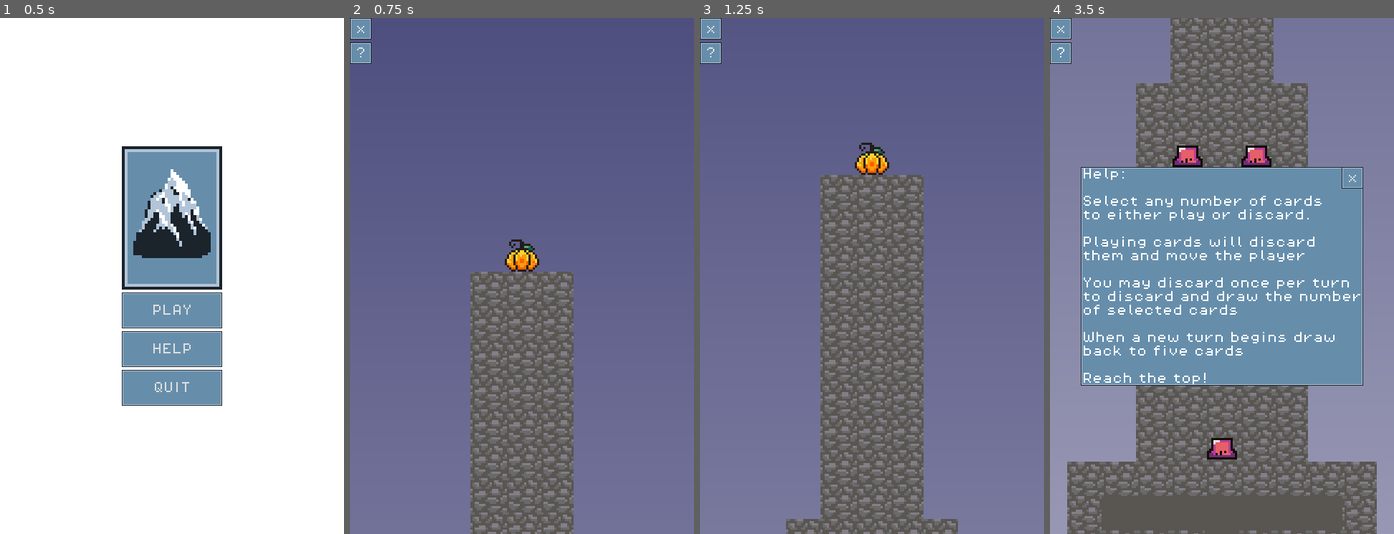
Above: before the commit, frames 1-4 (left to right).
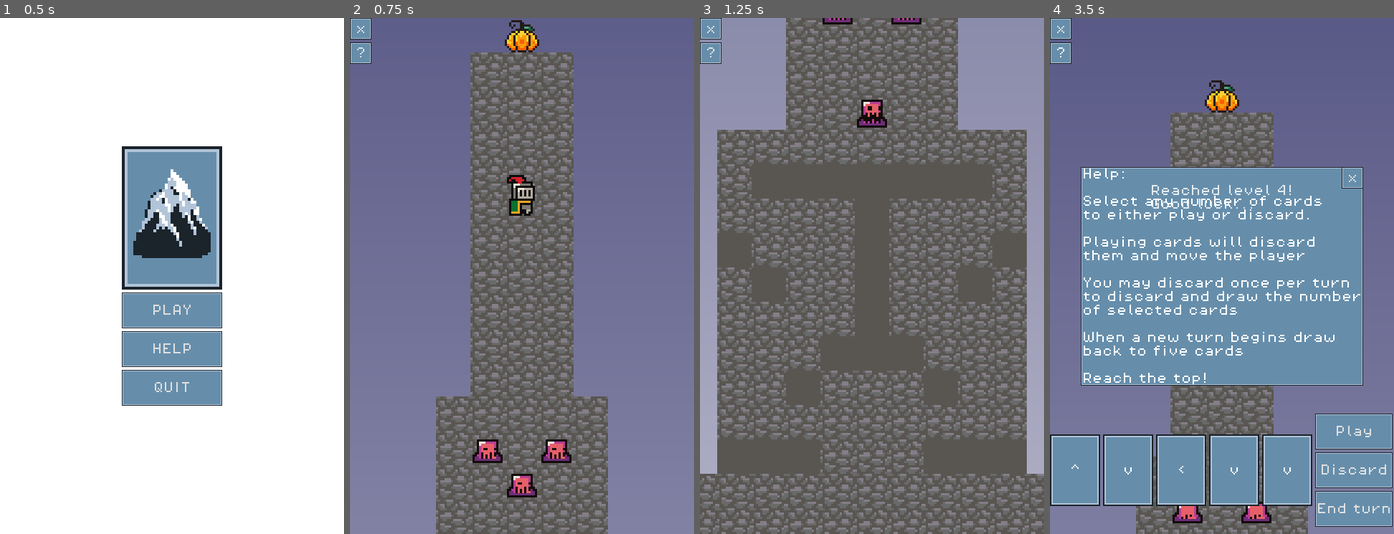
Above: after the commit, the same moments.

Repository: cbouwense/Scale-the-Summit
Game: Godot game, scene res://scenes/main_menu.tscn
Two runs of this game, one before a commit and one after it. Both use one fixed random seed, a clock stepped at 60 frames per second and the inputs below.
Inputs (mouse positions are in pixels of both pictures, inside the frame that each line leads up to):
- Up to frame 1 (0.5 s): no input
- Up to frame 2 (0.75 s): click "PLAY" at 0.5 s
- Up to frame 3 (1.25 s): no input
- Up to frame 4 (3.5 s): click "?" at 1.25 s; click (1352, 472) at 2 s, where only the run after the commit has a clickable "Discard"; click (1352, 508) at 2.75 s, where only the run after the commit has a clickable "End turn"

Frame 1 is identical in both runs. In frame 2, 23% of the frame differs, in the area x 25-75%, y 0-100%; in frame 3, 80%, in the area x 0-100%, y 0-100%; in frame 4, 59%.

Commit message:
you won

Diff:
--- a/globals.gd
+++ b/globals.gd
@@ -9,7 +9,8 @@
 	RIGHT
 }
 
-const player_starting_position = Vector2(8, 0)
+#const player_starting_position = Vector2(8, 0)
+const player_starting_position = Vector2(8, -500)
 const lava_starting_position = Vector2(0, 32)
 
 static var discards_left_this_turn = 3
--- a/scenes/game.tscn
+++ b/scenes/game.tscn
@@ -197,6 +197,7 @@
 
 [node name="Player" parent="." instance=ExtResource("1_fxfde")]
 z_index = 2
+position = Vector2(8, 0)
 
 [node name="Camera2D" type="Camera2D" parent="Player"]
 enabled = false
@@ -665,15 +666,15 @@
 player_path = NodePath("../../Player")
 
 [node name="Enemy4" parent="Enemies" instance=ExtResource("17_iy6hs")]
-position = Vector2(8, -368)
+position = Vector2(8, -376)
 player_path = NodePath("../../Player")
 
 [node name="Enemy5" parent="Enemies" instance=ExtResource("17_iy6hs")]
-position = Vector2(-8, -384)
+position = Vector2(-8, -392)
 player_path = NodePath("../../Player")
 
 [node name="Enemy6" parent="Enemies" instance=ExtResource("17_iy6hs")]
-position = Vector2(24, -384)
+position = Vector2(24, -392)
 player_path = NodePath("../../Player")
 
 [node name="Section3Walls" type="Node2D" parent="."]
--- a/scripts/card_manager.gd
+++ b/scripts/card_manager.gd
@@ -202,6 +202,9 @@
 	await avalanche.dump()
 	await get_tree().create_timer(.5).timeout # Sleep
 
+	await wind.gust()
+	await get_tree().create_timer(.5).timeout # Sleep
+
 	# Move avalanche to a random spot
 	var x_diff
 	if g.level == 1:
@@ -213,11 +216,6 @@
 	elif g.level == 4:
 		x_diff = randi_range(-1, 1)
 	avalanche.position.x = (16 * x_diff) + 8
-	await get_tree().create_timer(.5).timeout # Sleep
-
-	# Gust the wind
-	await wind.gust()
-	await get_tree().create_timer(.5).timeout # Sleep
 
 	# Move wind to a random spot
 	var y_diff
--- a/scripts/game.gd
+++ b/scripts/game.gd
@@ -32,7 +32,7 @@
 func _process(delta):
 	if intro_path_follow and is_intro_running:
 		if intro_path_follow.progress_ratio < 0.99:
-			intro_path_follow.progress_ratio += 0.15 * delta
+			intro_path_follow.progress_ratio += 1 * delta
 		else:
 			main_cam.set_enabled(true)
 			main_cam.make_current()
--- a/scripts/player.gd
+++ b/scripts/player.gd
@@ -4,6 +4,8 @@
 @onready var ray_cast_2d_down: RayCast2D = $Area2D/CollisionShape2D/RayCast2DDown
 @onready var ray_cast_2d_left: RayCast2D = $Area2D/CollisionShape2D/RayCast2DLeft
 @onready var ray_cast_2d_right: RayCast2D = $Area2D/CollisionShape2D/RayCast2DRight
+
+var game_is_won = false
 
 func _ready():
 	position = g.player_starting_position
@@ -21,11 +23,13 @@
 		elif position.y > -416:
 			new_level = 3
 			text = "Reached level 3!\nThe blizzard doubles it pace..."
-		elif position.y > 576:
+		elif position.y > -576:
 			new_level = 4
 			text = "Reached level 4!\nGood luck..."
 		else:
-			print("win")
+			if !game_is_won:
+				game_is_won = true
+				$"..".win()
 
 		if g.level < new_level:
 			await $"../CardManager".display_notification(text, 5)
@@ -45,7 +49,3 @@
 		g.CardAction.RIGHT:
 			if !ray_cast_2d_right.is_colliding():
 				position.x += 16
-
-	# Did we reach the top?
-	if position.y <= -592:
-		print("win")
Not shown, changed: out/index.pck
